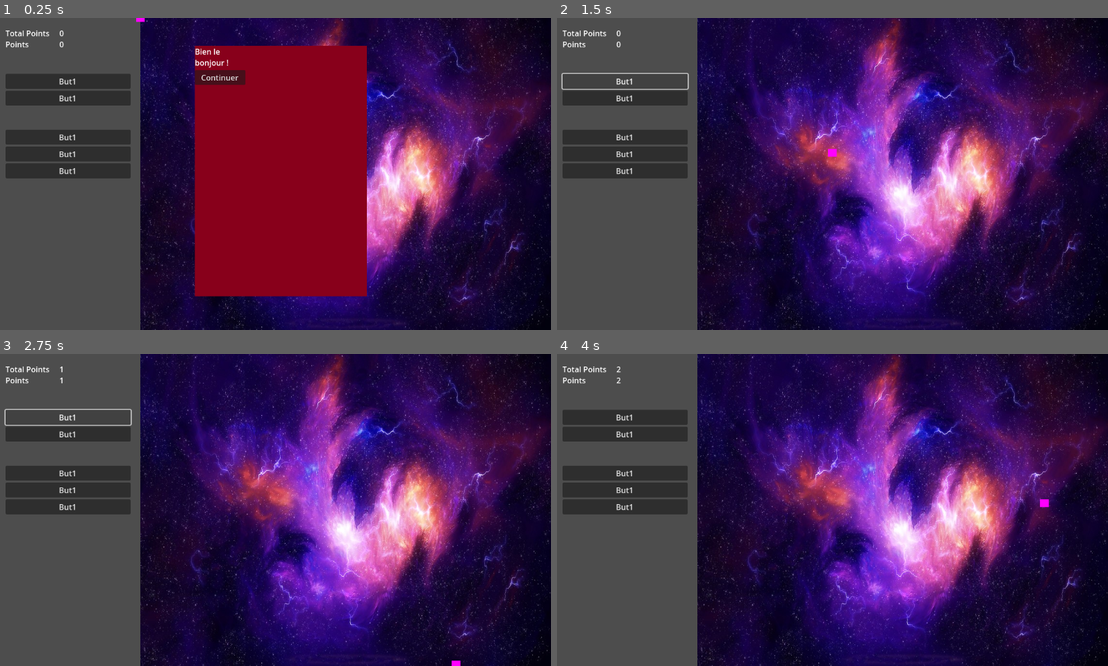
Above: before the commit, frames 1-4 (two rows, left to right).
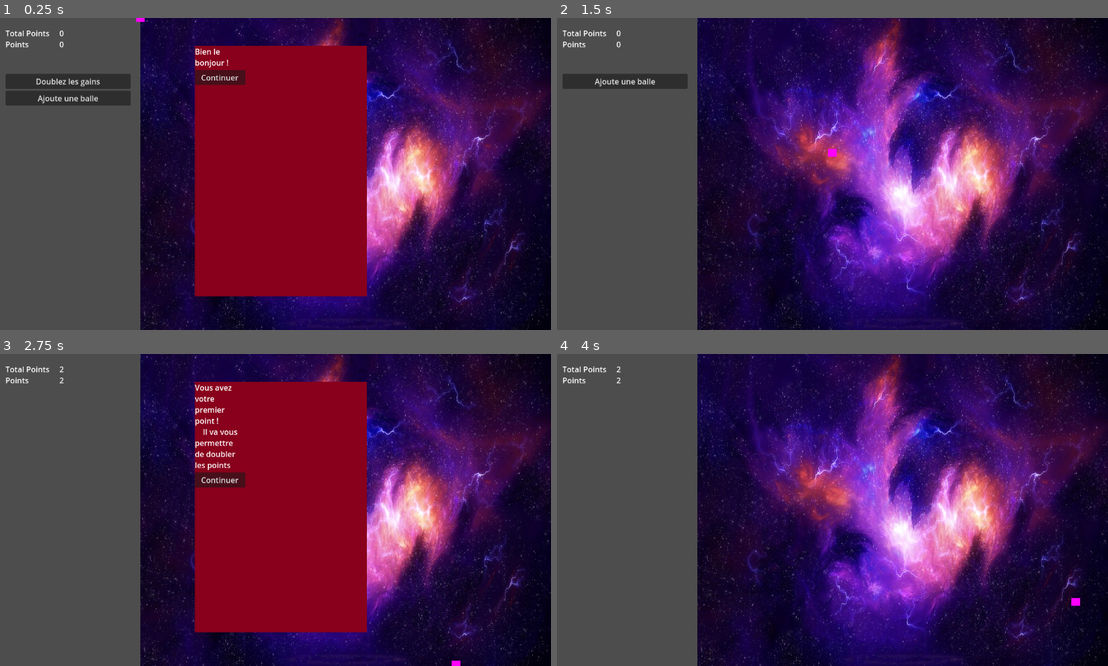
Above: after the commit, the same moments.

Repository: Niksune/Baby-Evolve-Minigame
Game: Godot game, scene res://Scenes/Game/Game.tscn
Same seed, same stepped clock (60 frames per second), same inputs: the game is played once before the commit and once after it.
Inputs (mouse positions are in pixels of both pictures, inside the frame that each line leads up to):
- Up to frame 1 (0.25 s): no input
- Up to frame 2 (1.5 s): click "Continuer" at 0.5 s; click (623, 80) at 1.25 s, where only the run before the commit has a clickable "But1"
- Up to frame 3 (2.75 s): click (66, 416) at 2 s, where only the run after the commit has a clickable "Ajoute une balle"
- Up to frame 4 (4 s): click (623, 435) at 2.75 s, where only the run before the commit has a clickable "But1"; click "Continuer" at 3.5 s

The runs differ from the first frame. In frame 1, 3.4% of the frame differs, in the area x 1-24%, y 19-52%; in frame 2, 4.5%; in frame 3, 30%, in the area x 0-67%, y 4-90%; in frame 4, 5.4%.

Commit message:
The buttons are now suppressable. Stumb for DialogManager refactor and add ball

Diff:
--- /dev/null
+++ b/Autoload/EventBus.gd
@@ -0,0 +1,3 @@
+extends Node
+
+signal buy_button_pressed(ID_evolve: String)
--- a/Scenes/BallGame/BallGame.gd
+++ b/Scenes/BallGame/BallGame.gd
@@ -1,4 +1,7 @@
 extends Node2D
+
+var Ball = load("res://Scenes/BallGame/Ball.gd")
+
 
 signal wall_bounce()
 
@@ -7,3 +10,7 @@
 func _on_ball_wall_bounce():
 	wall_bounce.emit()
 	print(_on_ball_wall_bounce)
+
+func add_ball():
+	var new_ball = Ball.new()
+	self.add_child(new_ball)
--- a/Scenes/Dialogs/DialogBox.tscn
+++ b/Scenes/Dialogs/DialogBox.tscn
@@ -4,7 +4,7 @@
 [ext_resource type="Texture2D" uid="uid://6dauvurgpcyr" path="res://Assets/Fonds/fond_marron.png" id="2_kdnt3"]
 
 [node name="DialogBox" type="Node2D"]
-process_mode = 2
+process_mode = 3
 z_index = 5
 script = ExtResource("1_c2t88")
 
@@ -25,6 +25,8 @@
 
 [node name="DialogButton" type="Button" parent="VBoxContainer"]
 unique_name_in_owner = true
+process_mode = 3
 layout_mode = 2
 
+[connection signal="mouse_entered" from="VBoxContainer/DialogButton" to="." method="_on_dialog_button_mouse_entered"]
 [connection signal="pressed" from="VBoxContainer/DialogButton" to="." method="_on_dialog_button_pressed"]
--- /dev/null
+++ b/Scenes/Game/DialogManager.gd
@@ -0,0 +1,23 @@
+extends Node
+
+@onready var TextsNode = %TextsNode
+
+signal launch_dialog(main_text, button_text)
+
+var TP1 = false
+var TP2 = false
+
+
+
+
+func points_change(current_points, total_points):
+	if total_points >= 2 && TP2 == false:
+		TP2 = true
+		launch_dialog.emit(TextsNode.dialog2(), TextsNode.button1())
+
+
+func execute_dialog(ID):
+	if ID == 0:
+		launch_dialog.emit(TextsNode.dialog0(), TextsNode.button0())
+	if ID == 1:
+		launch_dialog.emit(TextsNode.dialog1(), TextsNode.button1())
--- /dev/null
+++ b/Scenes/Game/EvolveManager.gd
@@ -0,0 +1,12 @@
+extends Node
+
+var bounce_wall_multiplicator = 1
+
+func points_from_bounce():
+	return 1 * bounce_wall_multiplicator
+
+
+func new_evolve(ID_evolve):
+	match ID_evolve:
+		"double_wall_1":
+			bounce_wall_multiplicator *= 2
--- a/Scenes/Game/Game.gd
+++ b/Scenes/Game/Game.gd
@@ -1,19 +1,20 @@
 extends Node2D
 
 @onready var UI = %UI
-@onready var ScoreManager = %ScoreManager
+@onready var EvolveManager = %EvolveManager
+@onready var DialogManager = %DialogManager
 
 
-var current_points : int = 0 :
-	set(x):
-		current_points = x
-		print("Points ",current_points)
+var current_points : int = 0
 
-var total_points : int = 0 :
-	set(x):
-		total_points = x
-		print("Total Points ",total_points)
+var total_points : int = 0
 
+
+
+func _ready():
+	UI.create_new_button("double_wall_1", "Doublez les gains")
+	UI.create_new_button("add_ball_1", "Ajoute une balle")
+	DialogManager.execute_dialog(1)
 
 
 
@@ -21,25 +22,20 @@
 	current_points += points_to_add
 	total_points += points_to_add
 	UI.points_change(current_points, total_points)
+	DialogManager.points_change(current_points, total_points)
 
 
 
-func _on_ui_add_points(points_to_add):
-	add_points(points_to_add)
+func _on_wall_bounce():
+	add_points(EvolveManager.points_from_bounce())
 
 
-func _on_wall_bounce():
-	add_points(ScoreManager.points_from_bounce())
+func evolve_button_pressed(text):
+	print(text)
 
 
 
 
-
-# Called when the node enters the scene tree for the first time.
-func _ready():
-	add_points(0)
-
-
-# Called every frame. 'delta' is the elapsed time since the previous frame.
-func _process(delta):
-	pass
+func _on_ui_buy_button_pressed(ID_evolve):
+	EvolveManager.new_evolve(ID_evolve)
+	UI.buy_button_suppr(ID_evolve)
--- a/Scenes/Game/Game.tscn
+++ b/Scenes/Game/Game.tscn
@@ -1,16 +1,14 @@
-[gd_scene load_steps=5 format=3 uid="uid://bae4h0r30ijdr"]
+[gd_scene load_steps=7 format=3 uid="uid://bae4h0r30ijdr"]
 
-[ext_resource type="Script" path="res://Scenes/Game/Game.gd" id="1_bgw30"]
 [ext_resource type="PackedScene" uid="uid://dfeuyihwq6loe" path="res://Scenes/UI/UI.tscn" id="1_fpevc"]
+[ext_resource type="Script" path="res://Scenes/Game/Game.gd" id="1_js6wb"]
+[ext_resource type="Script" path="res://Scenes/Game/DialogManager.gd" id="1_kxsmm"]
 [ext_resource type="PackedScene" uid="uid://dtn8sjtbclgi2" path="res://Scenes/BallGame/BallGame.tscn" id="3_ixc25"]
-[ext_resource type="Script" path="res://Scenes/Game/ScoreManager.gd" id="4_im316"]
+[ext_resource type="Script" path="res://Scenes/Game/EvolveManager.gd" id="5_mtkla"]
+[ext_resource type="Script" path="res://Scenes/Game/TextsNode.gd" id="5_yer8e"]
 
 [node name="Game" type="Node2D"]
-script = ExtResource("1_bgw30")
-
-[node name="ScoreManager" type="Node" parent="."]
-unique_name_in_owner = true
-script = ExtResource("4_im316")
+script = ExtResource("1_js6wb")
 
 [node name="HSplitContainer" type="HSplitContainer" parent="."]
 offset_right = 1220.0
@@ -23,6 +21,18 @@
 [node name="BallGame" parent="HSplitContainer" instance=ExtResource("3_ixc25")]
 position = Vector2(300, 0)
 
-[connection signal="add_points" from="HSplitContainer/UI" to="." method="_on_ui_add_points"]
-[connection signal="pause_game" from="HSplitContainer/UI" to="." method="_on_ui_pause_game"]
+[node name="EvolveManager" type="Node" parent="."]
+unique_name_in_owner = true
+script = ExtResource("5_mtkla")
+
+[node name="DialogManager" type="Node" parent="."]
+unique_name_in_owner = true
+script = ExtResource("1_kxsmm")
+
+[node name="TextsNode" type="Node" parent="DialogManager"]
+unique_name_in_owner = true
+script = ExtResource("5_yer8e")
+
+[connection signal="buy_button_pressed" from="HSplitContainer/UI" to="." method="_on_ui_buy_button_pressed"]
 [connection signal="wall_bounce" from="HSplitContainer/BallGame" to="." method="_on_wall_bounce"]
+[connection signal="launch_dialog" from="DialogManager" to="HSplitContainer/UI" method="_on_dialog_manager_launch_dialog"]
--- a/Scenes/Game/ScoreManager.gd
+++ /dev/null
@@ -1,6 +0,0 @@
-extends Node
-
-var bounce_multiplicator = 1
-
-func points_from_bounce():
-	return 1 * bounce_multiplicator
--- a/Scenes/UI/TextNode.gd
+++ b/Scenes/Game/TextsNode.gd
@@ -1,4 +1,11 @@
 extends Node
+
+func dialog0():
+	return "DEBUG"
+
+func button0():
+	return "DEBUG"
+
 
 func dialog1():
 	return "Bien le bonjour !"
--- /dev/null
+++ b/Scenes/UI/BuyButton.gd
@@ -0,0 +1,18 @@
+extends Button
+
+var ID: String
+
+func _init(init_ID, init_text):
+	ID = init_ID
+	text = init_text
+
+func _ready():
+	self.pressed.connect(self._on_pressed)
+
+func _on_pressed():
+	EVENTS.buy_button_pressed.emit(ID)
+	print("Bought : ",ID)
+
+func try_kill_ID(check_ID):
+	if(ID == check_ID):
+		queue_free()
--- a/Scenes/UI/DialogManager.gd
+++ /dev/null
@@ -1,32 +0,0 @@
-extends Node
-
-@onready var dialog_box = %DialogBox
-@onready var texts_node = %TextsNode
-
-var TP2 = false
-
-
-
-
-
-func points_change(current_points, total_points):
-	if total_points >= 2 && TP2 == false:
-		TP2 = true
-		launch_dialog(texts_node.dialog2(), texts_node.button1())
-
-
-
-func launch_dialog(mainText, buttonText):
-	dialog_box.launch_dialog(mainText, buttonText)
-
-
-
-# Called when the node enters the scene tree for the first time.
-func _ready():
-	launch_dialog(texts_node.dialog1(), texts_node.button1())
-
-
-
-# Called every frame. 'delta' is the elapsed time since the previous frame.
-func _process(delta):
-	pass
--- a/Scenes/UI/UI.gd
+++ b/Scenes/UI/UI.gd
@@ -1,31 +1,47 @@
 extends Node2D
 
+var BuyButton = load("res://Scenes/UI/BuyButton.gd")
 
-@onready var dialog_manager = %DialogManager
+@onready var dialog_box = %DialogBox
+@onready var texts_node = %TextsNode
 @onready var total_points_label = %TotalPointsLabel
 @onready var current_points_label = %CurrentPointsLabel
+@onready var menu = %Menu
+@onready var evolve_list = %EvolveList
 
-
-signal add_points(points_to_add)
-signal pause_game()
+signal buy_button_pressed(ID_evolve)
 
 
 func _ready():
-	pass
-
-
-func _input(event):
-	if event.is_action_pressed("espace"):
-		add_points.emit(1)
+	EVENTS.buy_button_pressed.connect(_buy_button_pressed)
 
 
 func points_change(current_points, total_points):
 	current_points = current_points
 	total_points = total_points
 	refresh_UI(current_points, total_points)
-	dialog_manager.points_change(current_points, total_points)
 
 
 func refresh_UI(current_points, total_points):
 	current_points_label.set_text(str(current_points))
 	total_points_label.set_text(str(total_points))
+
+
+
+func create_new_button(ID, text):
+	var buy_button = BuyButton.new(ID, text)
+	evolve_list.add_child(buy_button)
+
+
+func _buy_button_pressed(ID_evolve: String):
+	buy_button_pressed.emit(ID_evolve)
+
+func buy_button_suppr(ID_button):
+	for i in evolve_list.get_children():
+		i.try_kill_ID(ID_button)
+
+
+
+
+func _on_dialog_manager_launch_dialog(main_text, button_text):
+	dialog_box.launch_dialog(main_text, button_text)
--- a/Scenes/UI/UI.tscn
+++ b/Scenes/UI/UI.tscn
@@ -1,24 +1,15 @@
-[gd_scene load_steps=5 format=3 uid="uid://dfeuyihwq6loe"]
+[gd_scene load_steps=4 format=3 uid="uid://dfeuyihwq6loe"]
 
 [ext_resource type="Script" path="res://Scenes/UI/UI.gd" id="1_gf8fs"]
 [ext_resource type="PackedScene" uid="uid://dll7tgwvm8fd1" path="res://Scenes/Dialogs/DialogBox.tscn" id="2_wtviy"]
-[ext_resource type="Script" path="res://Scenes/UI/DialogManager.gd" id="3_8kpe8"]
-[ext_resource type="Script" path="res://Scenes/UI/TextNode.gd" id="3_gt53a"]
+[ext_resource type="Script" path="res://Scenes/Game/DialogManager.gd" id="2_xsuq0"]
 
 [node name="UI" type="Node2D"]
 script = ExtResource("1_gf8fs")
 
 [node name="DialogManager" type="Node" parent="."]
 unique_name_in_owner = true
-script = ExtResource("3_8kpe8")
-
-[node name="DialogBox" parent="DialogManager" instance=ExtResource("2_wtviy")]
-unique_name_in_owner = true
-position = Vector2(413, 58)
-
-[node name="TextsNode" type="Node" parent="DialogManager/DialogBox"]
-unique_name_in_owner = true
-script = ExtResource("3_gt53a")
+script = ExtResource("2_xsuq0")
 
 [node name="MarginContainer" type="MarginContainer" parent="."]
 offset_right = 300.0
@@ -29,6 +20,7 @@
 theme_override_constants/margin_bottom = 20
 
 [node name="Menu" type="VBoxContainer" parent="MarginContainer"]
+unique_name_in_owner = true
 layout_mode = 2
 theme_override_constants/separation = 50
 
@@ -58,27 +50,10 @@
 text = "0"
 
 [node name="EvolveList" type="VBoxContainer" parent="MarginContainer/Menu"]
+unique_name_in_owner = true
 layout_mode = 2
 
-[node name="Button" type="Button" parent="MarginContainer/Menu/EvolveList"]
-layout_mode = 2
-text = "But1"
-
-[node name="Button2" type="Button" parent="MarginContainer/Menu/EvolveList"]
-layout_mode = 2
-text = "But1"
-
-[node name="EvolveList2" type="VBoxContainer" parent="MarginContainer/Menu"]
-layout_mode = 2
-
-[node name="Button" type="Button" parent="MarginContainer/Menu/EvolveList2"]
-layout_mode = 2
-text = "But1"
-
-[node name="Button2" type="Button" parent="MarginContainer/Menu/EvolveList2"]
-layout_mode = 2
-text = "But1"
-
-[node name="Button3" type="Button" parent="MarginContainer/Menu/EvolveList2"]
-layout_mode = 2
-text = "But1"
+[node name="DialogBox" parent="." instance=ExtResource("2_wtviy")]
+unique_name_in_owner = true
+top_level = true
+position = Vector2(413, 58)
--- a/project.godot
+++ b/project.godot
@@ -15,6 +15,10 @@
 config/features=PackedStringArray("4.1", "Mobile")
 config/icon="res://icon.svg"
 
+[autoload]
+
+EVENTS="*res://Autoload/EventBus.gd"
+
 [input]
 
 espace={
